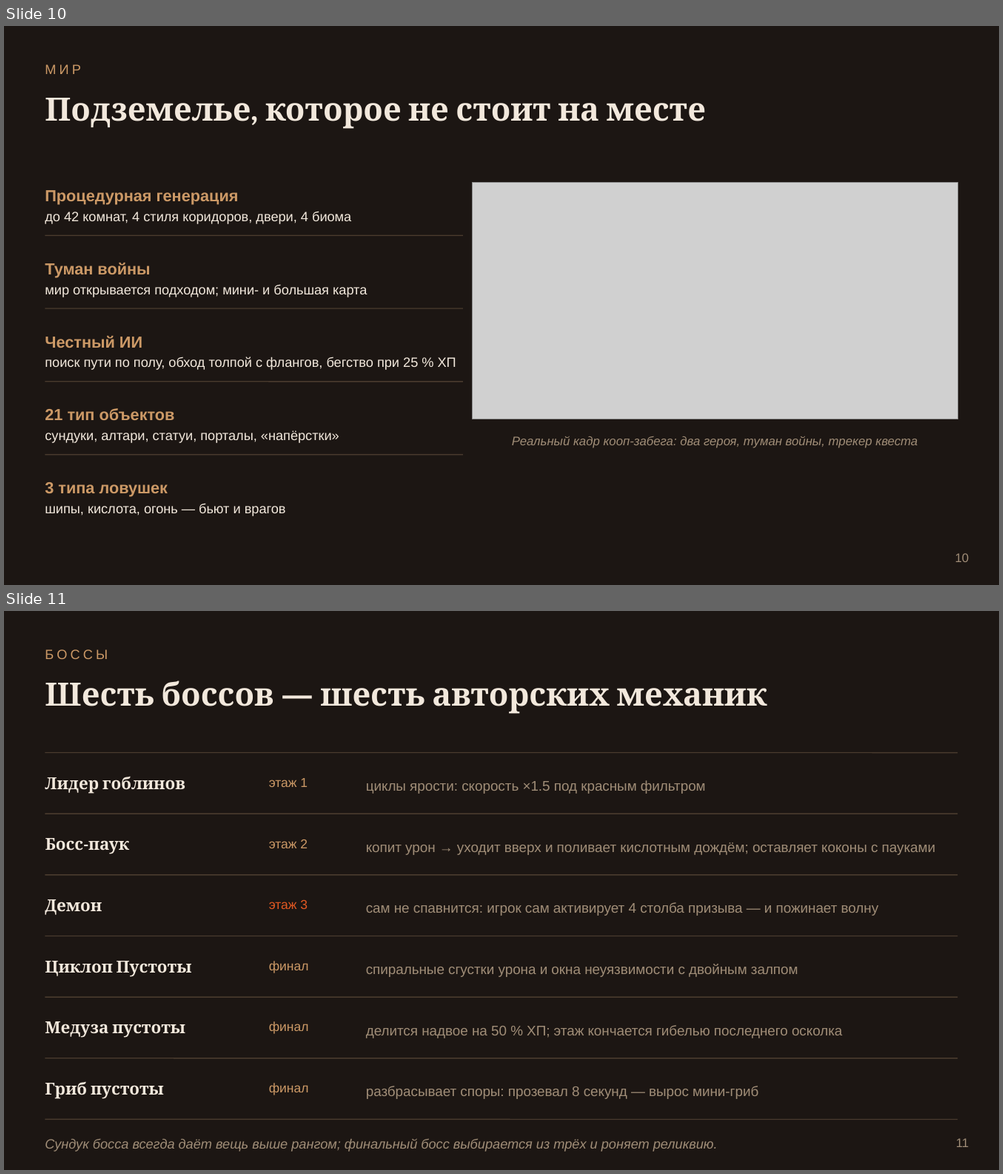
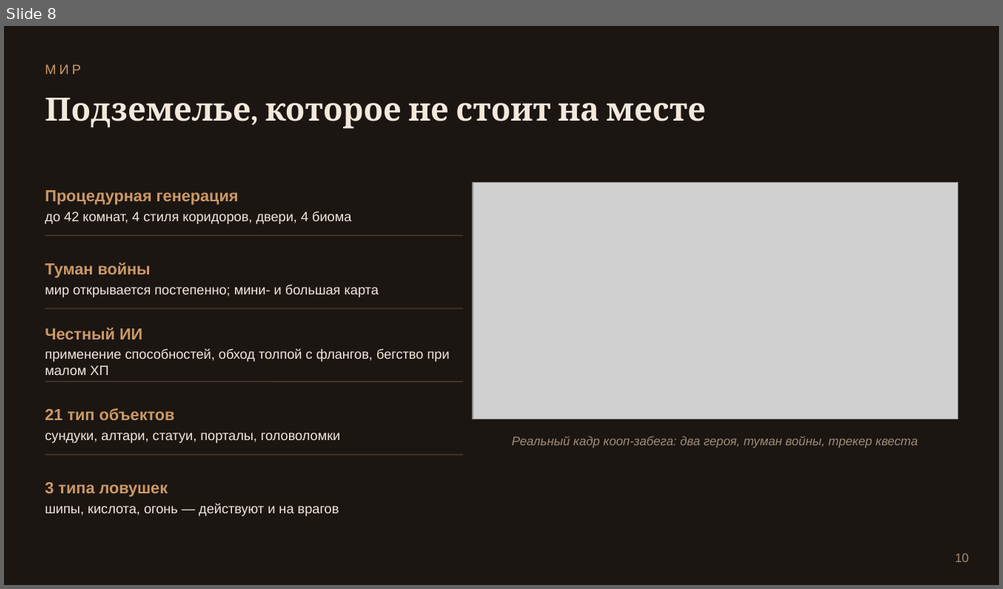
Before and after one commit to elcarer/immersion, a slide deck: PRESENTATION.pptx. Shown one above the other, each under a label of ours: slides 10 and 11 before the commit, slide 8 after it. The pictures are 1003x1174 and 1003x589 pixels, drawn with LibreOffice and Linux fonts; fonts in the diff are those of the drawing; grey boxes stand for pictures. Boxes give left, top, right and bottom in pixels: in the first picture for what was removed or moved away, otherwise in the second. Text is boxed around its words. In the diff, an @@ line names an element or a change of style, - is before the commit and + after.

Commit message:
Рабочая копия: арты юзера (doll/стены/объекты/благословения), спрайты сета 5 «Исследователь пустоты», resources.json 835, билд 2.20; доки (PITCH, презентация, заметки багов)

```diff
--- a/PRESENTATION.pptx
+++ b/PRESENTATION.pptx
@@ slide 11 removed at (4, 611, 999, 1170), background #1C1613 @@
@@ text removed at (45, 649, 108, 659) @@
-БОССЫ
@@ text removed at (45, 681, 767, 714) @@
-Шесть боссов — шесть авторских механик
@@ line removed from (45, 753) to (958, 753) @@
@@ text removed at (45, 777, 185, 793) @@
-Лидер гоблинов
@@ text removed at (269, 778, 307, 787) @@
-этаж 1
@@ text removed at (366, 780, 706, 794) @@
-циклы ярости: скорость ×1.5 под красным фильтром
@@ line removed from (45, 814) to (958, 814) @@
@@ text removed at (45, 838, 129, 854) @@
-Босс-паук
@@ text removed at (269, 840, 307, 849) @@
-этаж 2
@@ text removed at (366, 843, 935, 855) @@
-копит урон → уходит вверх и поливает кислотным дождём; оставляет коконы с пауками
@@ line removed from (45, 875) to (958, 875) @@
@@ text removed at (45, 900, 102, 915) @@
-Демон
@@ text removed at (269, 900, 307, 909) @@
-этаж 3
@@ text removed at (366, 903, 879, 916) @@
-сам не спавнится: игрок сам активирует 4 столба призыва — и пожинает волну
@@ line removed from (45, 937) to (958, 937) @@
@@ text removed at (45, 961, 192, 977) @@
-Циклоп Пустоты
@@ text removed at (269, 961, 309, 974) @@
-финал
@@ text removed at (366, 964, 798, 977) @@
-спиральные сгустки урона и окна неуязвимости с двойным залпом
@@ line removed from (45, 997) to (958, 997) @@
@@ text removed at (45, 1022, 185, 1038) @@
-Медуза пустоты
@@ text removed at (269, 1022, 309, 1034) @@
-финал
@@ text removed at (366, 1025, 842, 1039) @@
-делится надвое на 50 % ХП; этаж кончается гибелью последнего осколка
@@ line removed from (45, 1059) to (958, 1059) @@
@@ text removed at (45, 1082, 164, 1099) @@
-Гриб пустоты
@@ text removed at (269, 1083, 309, 1096) @@
-финал
@@ text removed at (366, 1086, 758, 1099) @@
-разбрасывает споры: прозевал 8 секунд — вырос мини-гриб
@@ line removed from (45, 1120) to (958, 1120) @@
@@ text removed at (45, 1139, 717, 1152) @@
-Сундук босса всегда даёт вещь выше рангом; финальный босс выбирается из трёх и роняет реликвию.
@@ text removed at (956, 1139, 968, 1147) @@
-11
@@ what was slide 10 is now slide 8 @@
@@ slide 8 changed as well @@
@@ text at (45, 284, 378, 298): text changed @@
-мир открывается подходом; мини- и большая карта
+мир открывается постепенно; мини- и большая карта
@@ text at (45, 349, 449, 375): text changed @@
-поиск пути по полу, обход толпой с флангов, бегство при 25 % ХП
+применение способностей, обход толпой с флангов, бегство при малом ХП
@@ text at (45, 433, 340, 443): text changed @@
-сундуки, алтари, статуи, порталы, «напёрстки»
+сундуки, алтари, статуи, порталы, головоломки
@@ text at (45, 503, 339, 517): text changed @@
-шипы, кислота, огонь — бьют и врагов
+шипы, кислота, огонь — действуют и на врагов
```
Also in this commit, not shown: 9 other slides changed, 4 other slides removed, 40 other files.
